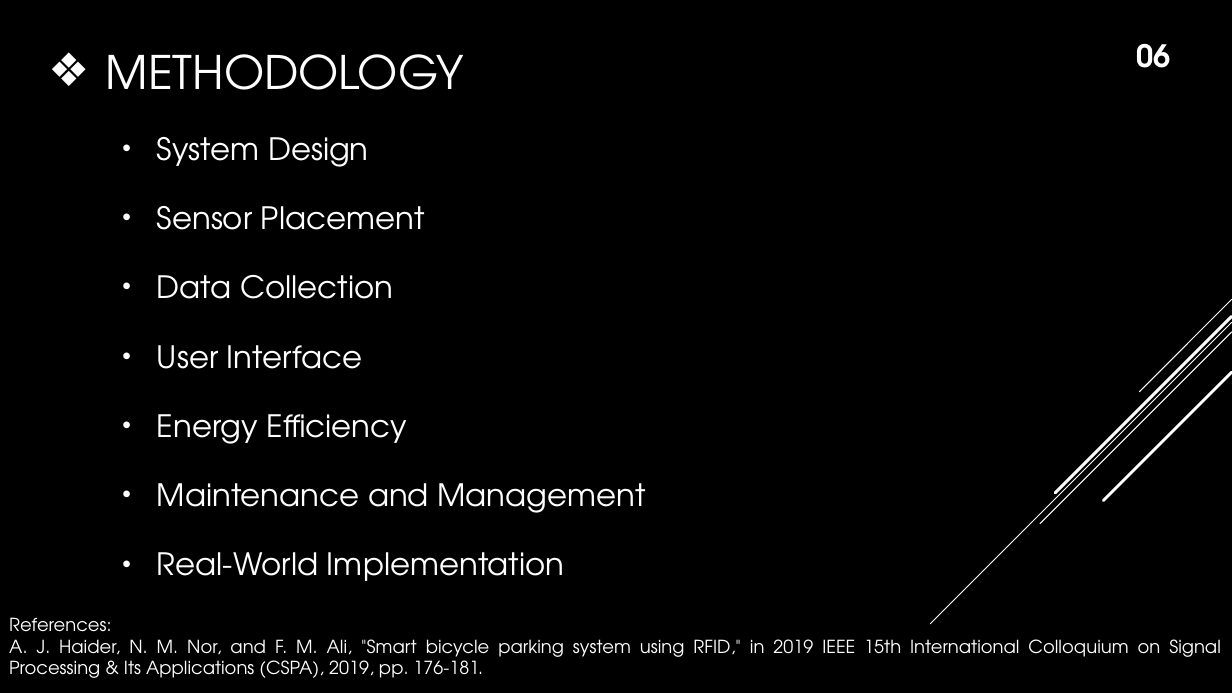
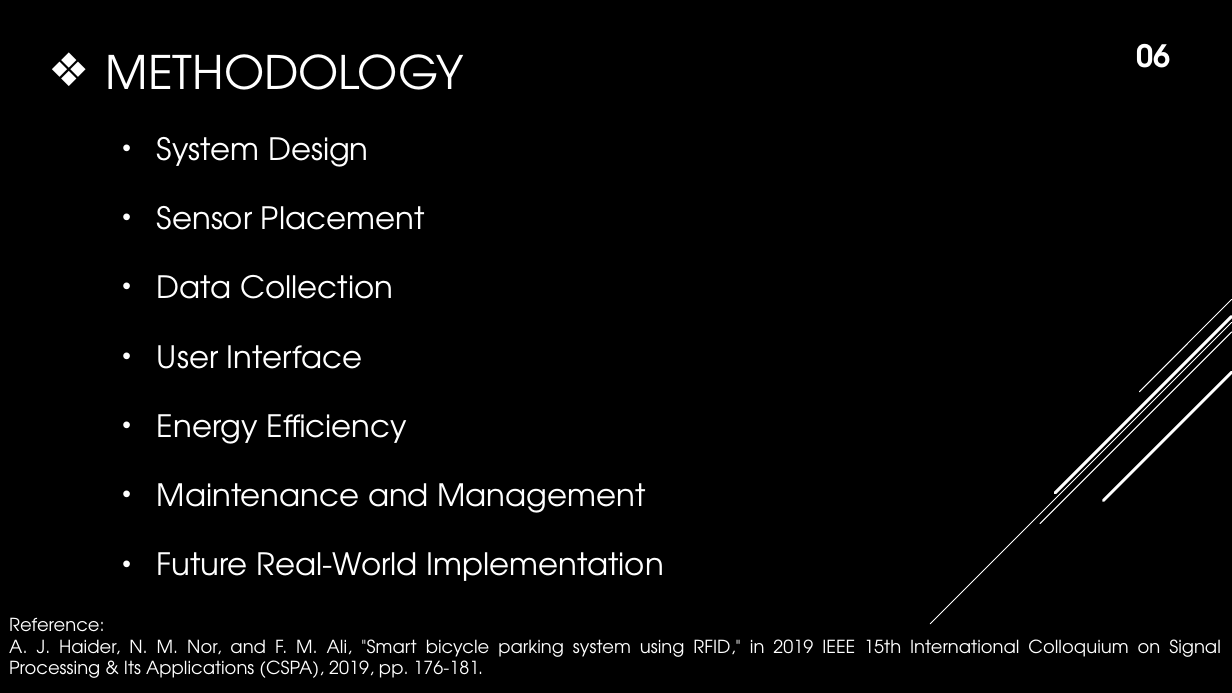
Before and after one commit to istyaque-ahammed/Technical-Writing-and-Presentation, a slide deck: slide 7 of Technical_Presentation.pptx. Drawn at 1232x693 pixels with LibreOffice and Linux fonts; fonts in the diff are those of the drawing. Boxes give left, top, right and bottom in pixels: in the first picture for what was removed or moved away, otherwise in the second. Text is boxed around its words. In the diff, an @@ line names an element or a change of style, - is before the commit and + after.

```diff
--- a/Technical_Presentation.pptx
+++ b/Technical_Presentation.pptx
@@ text at bbox=[157, 552, 663, 581]: text changed @@
-• Real-World Implementation Imp:
+• Future Real-World Implementation :
@@ text at bbox=[9, 617, 104, 640]: text changed @@
-References:
+Reference:
```
Also in this commit, not shown: 7 other slides changed.
